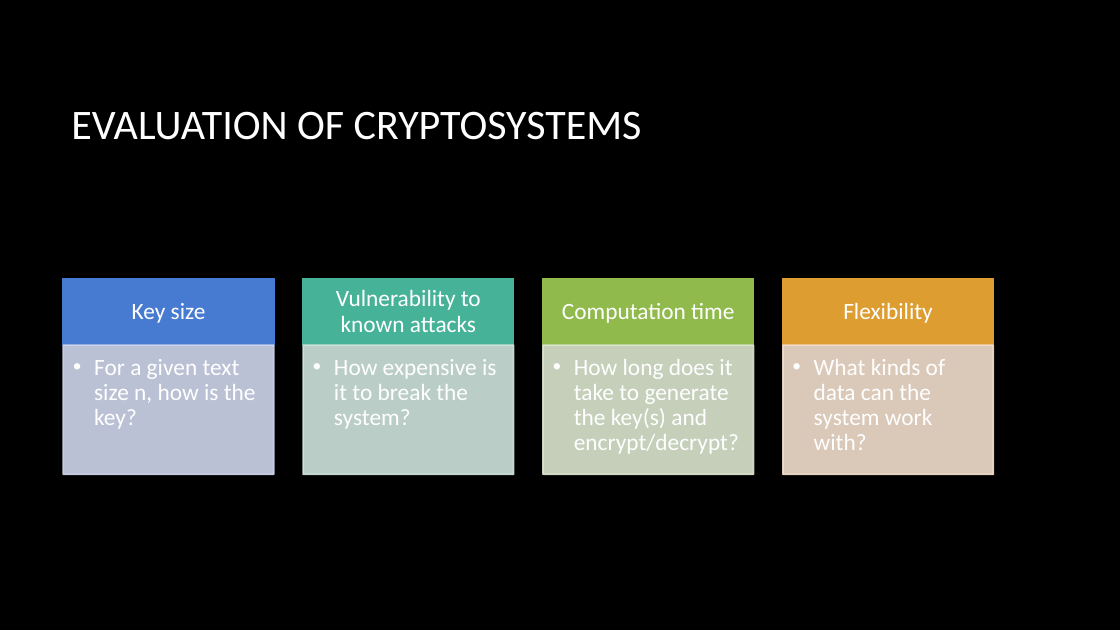
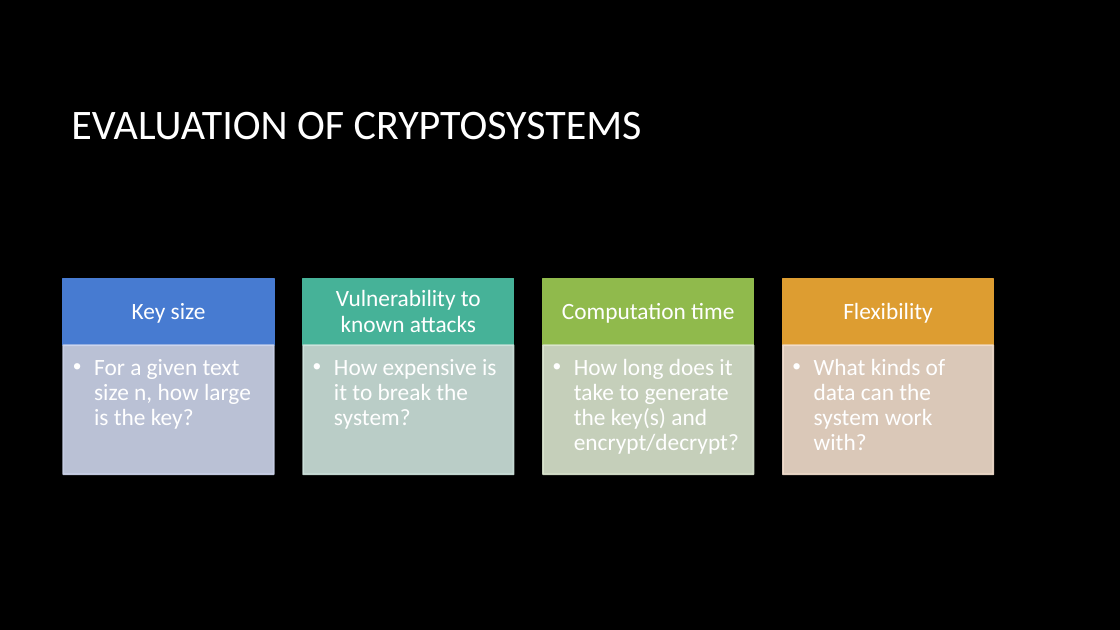
Before and after one commit to Deravadom/PostQuantumComputation, a slide deck: slide 3 of rsa/pres/rsa_presentation.pptx (slide 5 before the commit). Drawn at 1120x630 pixels with LibreOffice and Linux fonts; fonts in the diff are those of the drawing; background and template pictures are left out. Boxes give left, top, right and bottom in pixels: in the first picture for what was removed or moved away, otherwise in the second. Text is boxed around its words. In the diff, an @@ line names an element or a change of style, - is before the commit and + after.

```diff
--- a/rsa/pres/rsa_presentation.pptx
+++ b/rsa/pres/rsa_presentation.pptx
@@ text at (94,359,251,429): text changed @@
-  • For a given text size n, how is the key?
+  • For a given text size n, how large is the key?
```
Also in this commit, not shown: 7 other slides changed, 4 other files.
